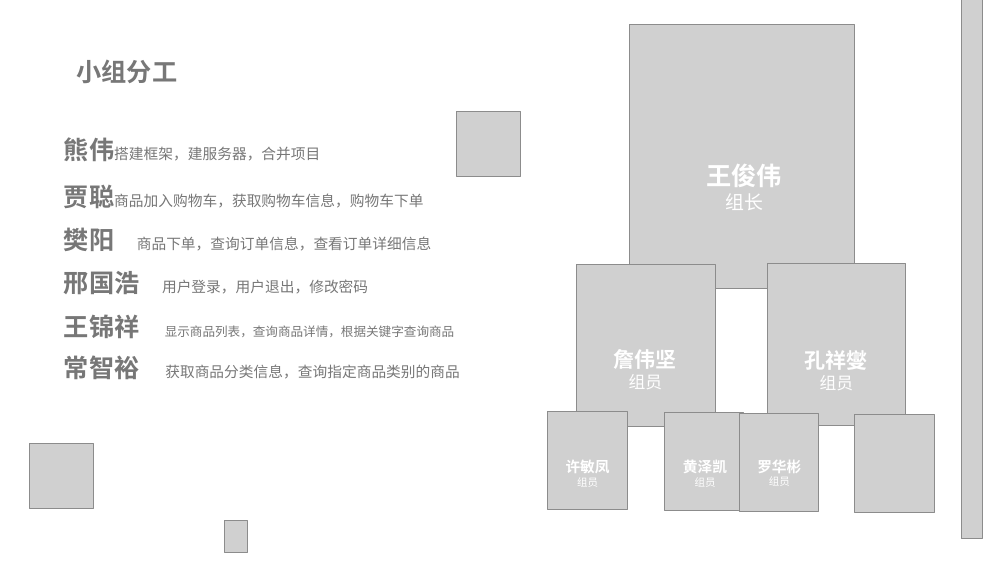
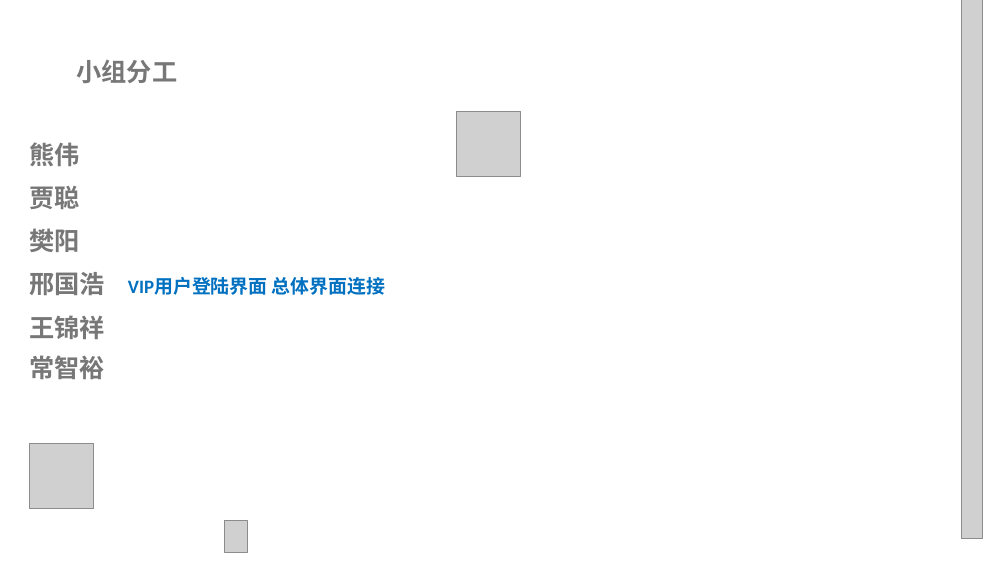
Before and after one commit to CC1AH/SummerTraining, a slide deck: slide 3 of 项目答辩总ppt.pptx. Drawn at 1008x567 pixels with LibreOffice and Linux fonts; fonts in the diff are those of the drawing; grey boxes stand for pictures; background and template pictures are left out. Boxes give left, top, right and bottom in pixels: in the first picture for what was removed or moved away, otherwise in the second. Text is boxed around its words. In the diff, an @@ line names an element or a change of style, - is before the commit and + after.

```diff
--- a/项目答辩总ppt.pptx
+++ b/项目答辩总ppt.pptx
@@ picture removed at bbox=[629, 25, 854, 289] @@
@@ text at bbox=[29, 142, 385, 379]: text changed; size 14 to 24 pt; bold on @@
-熊伟搭建框架，建服务器，合并项目
-贾聪商品加入购物车，获取购物车信息，购物车下单
-樊阳 商品下单，查询订单信息，查看订单详细信息
-邢国浩 用户登录，用户退出，修改密码
-王锦祥 显示商品列表，查询商品详情，根据关键字查询商品
-常智裕 获取商品分类信息，查询指定商品类别的商品
+熊伟
+贾聪
+樊阳
+邢国浩 VIP用户登陆界面 总体界面连接
+王锦祥
+常智裕
@@ text removed at bbox=[707, 164, 783, 210] @@
-王俊伟
-组长
@@ picture removed at bbox=[577, 265, 715, 427] @@
@@ picture removed at bbox=[768, 264, 906, 426] @@
@@ text removed at bbox=[805, 351, 868, 390] @@
-孔祥燮
-组员
@@ picture removed at bbox=[548, 411, 628, 510] @@
@@ picture removed at bbox=[664, 412, 743, 510] @@
@@ picture removed at bbox=[739, 414, 818, 512] @@
@@ picture removed at bbox=[855, 414, 935, 513] @@
@@ text removed at bbox=[683, 456, 727, 480] @@
-黄泽凯
-组员
@@ text removed at bbox=[757, 460, 801, 488] @@
-罗华彬
-组员
```
Also in this commit, not shown: 3 other slides changed, 1 slide added.
